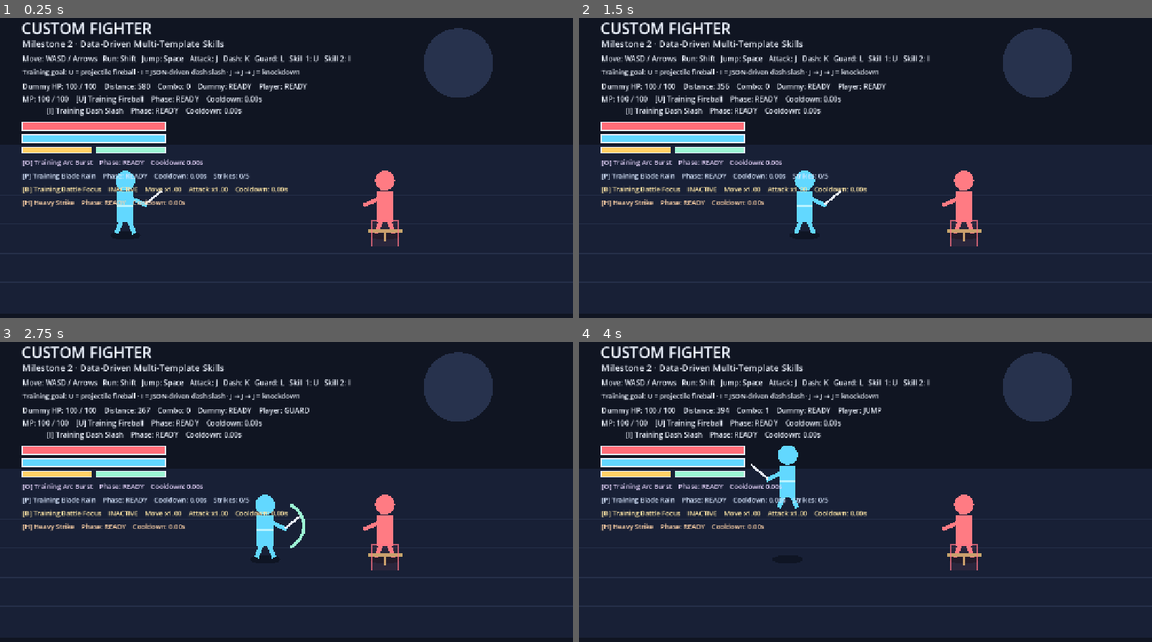
Above: before the commit, frames 1-4 (two rows, left to right).
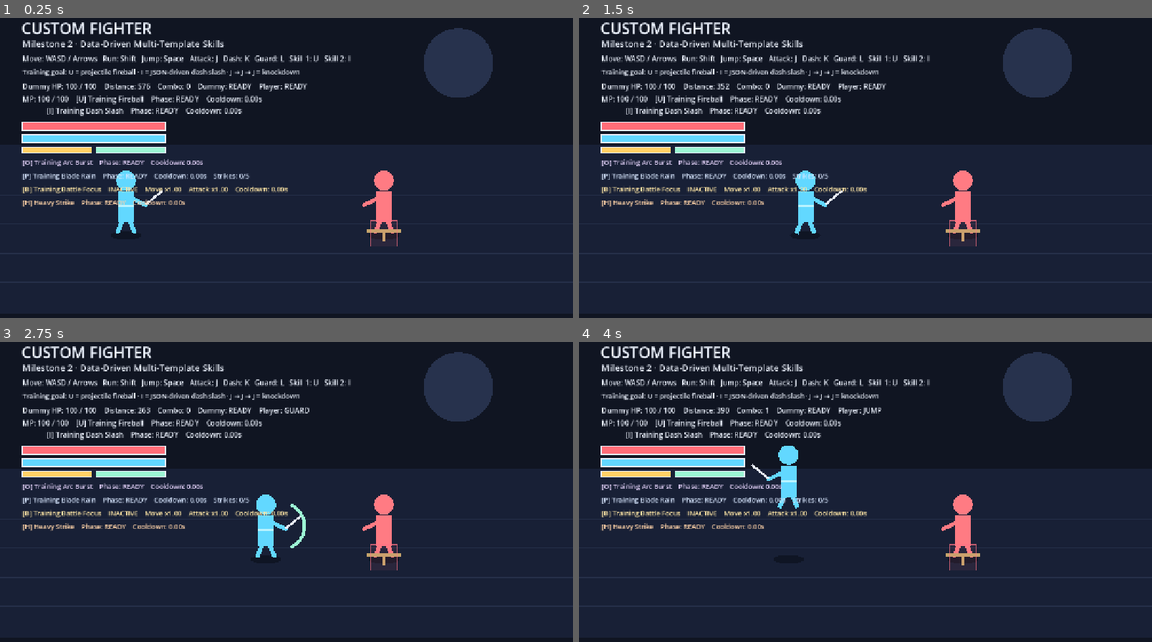
Above: after the commit, the same moments.

Repository: ws951125/custom-fighter
Game: Godot game, scene res://game/app/main.tscn
Two runs of this game, one before a commit and one after it. Both use one fixed random seed, a clock stepped at 60 frames per second and the inputs below.
Inputs (mouse positions are in pixels of both pictures, inside the frame that each line leads up to):
- Up to frame 1 (0.25 s): no input
- Up to frame 2 (1.5 s): tap Enter at 0.5 s; move the mouse to (991, 150) at 0.52 s; hold D (move_right) 0.53-1.25 s; hold J (attack) 0.53-1.25 s; click (991, 150) at 0.67 s; tap Space (jump) at 0.77 s; drag from (750, 183) to (836, 231) at 1.27 s
- Up to frame 3 (2.75 s): tap Space (jump) at 2 s; move the mouse to (343, 420) at 2.02 s; hold D (move_right) from 2.03 s (still down); hold L (guard) from 2.03 s (still down)
- Up to frame 4 (4 s): release D (move_right) at 2.75 s; release L (guard) at 2.75 s; drag from (836, 555) to (693, 441) at 2.77 s; tap Enter at 3.5 s; move the mouse to (1037, 540) at 3.52 s; hold A (move_left) from 3.53 s (still down); hold J (attack) from 3.53 s (still down); tap Space (jump) at 3.77 s

The runs differ from the first frame. In frame 1, 0.3% of the frame differs, in the area x 20-71%, y 21-77%; in frame 2, 0.3%, in the area x 25-71%, y 21-77%; in frame 3, 0.3%; in frame 4, 0.3%.
Error before the commit: Parse Error: Assigned value for constant "ALLOWED_FIELDS" isn't a constant expression. (res://game/core/stage/stage_definition.gd:5)

Commit message:
fix: use compile-time stage constant arrays

Diff:
--- a/game/core/stage/stage_definition.gd
+++ b/game/core/stage/stage_definition.gd
@@ -2,7 +2,7 @@
 extends RefCounted
 
 const SUPPORTED_SCHEMA_VERSION := 1
-const ALLOWED_FIELDS := PackedStringArray([
+const ALLOWED_FIELDS := [
 	"schema_version",
 	"id",
 	"display_name",
@@ -13,9 +13,9 @@
 	"opponent_spawn_depth",
 	"background_token",
 	"floor_token"
-])
-const BACKGROUND_TOKENS := PackedStringArray(["training_blue", "sunset_court"])
-const FLOOR_TOKENS := PackedStringArray(["training_grid", "stone_ring"])
+]
+const BACKGROUND_TOKENS := ["training_blue", "sunset_court"]
+const FLOOR_TOKENS := ["training_grid", "stone_ring"]
 
 var loaded := false
 var stage_id := ""
